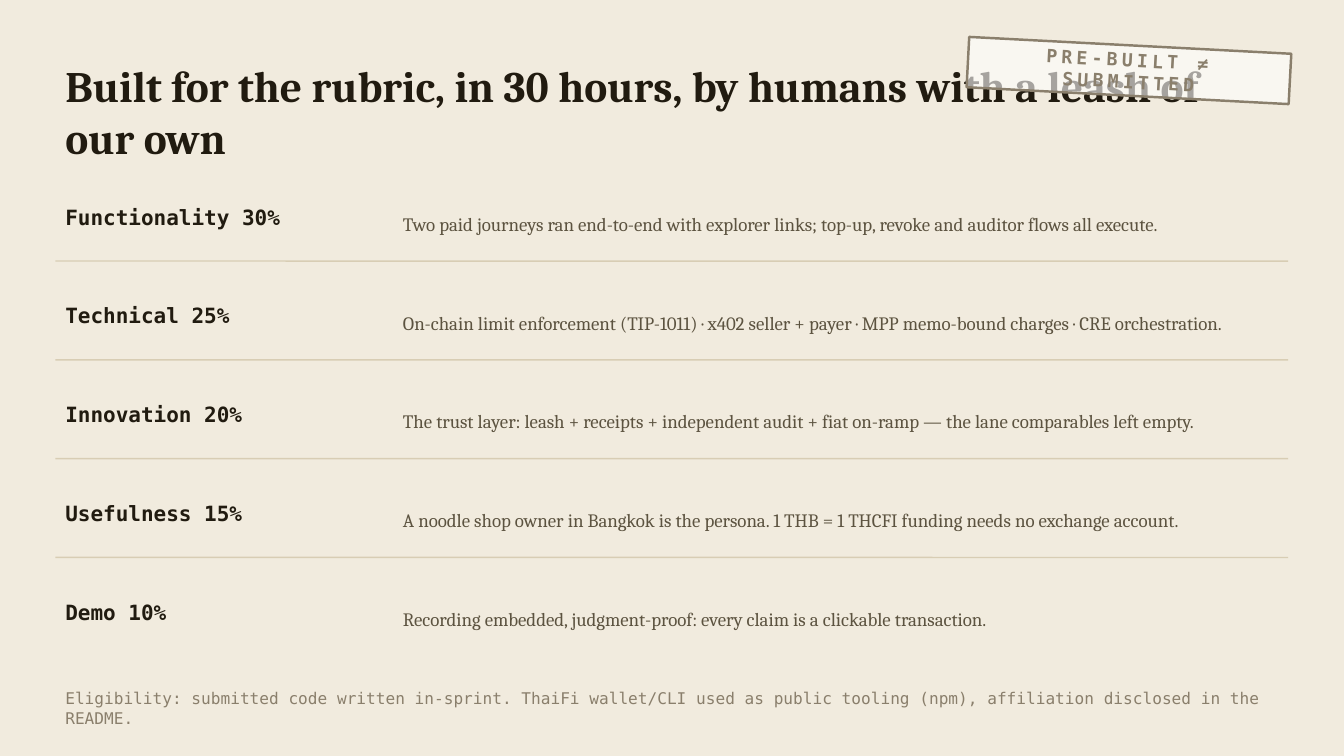
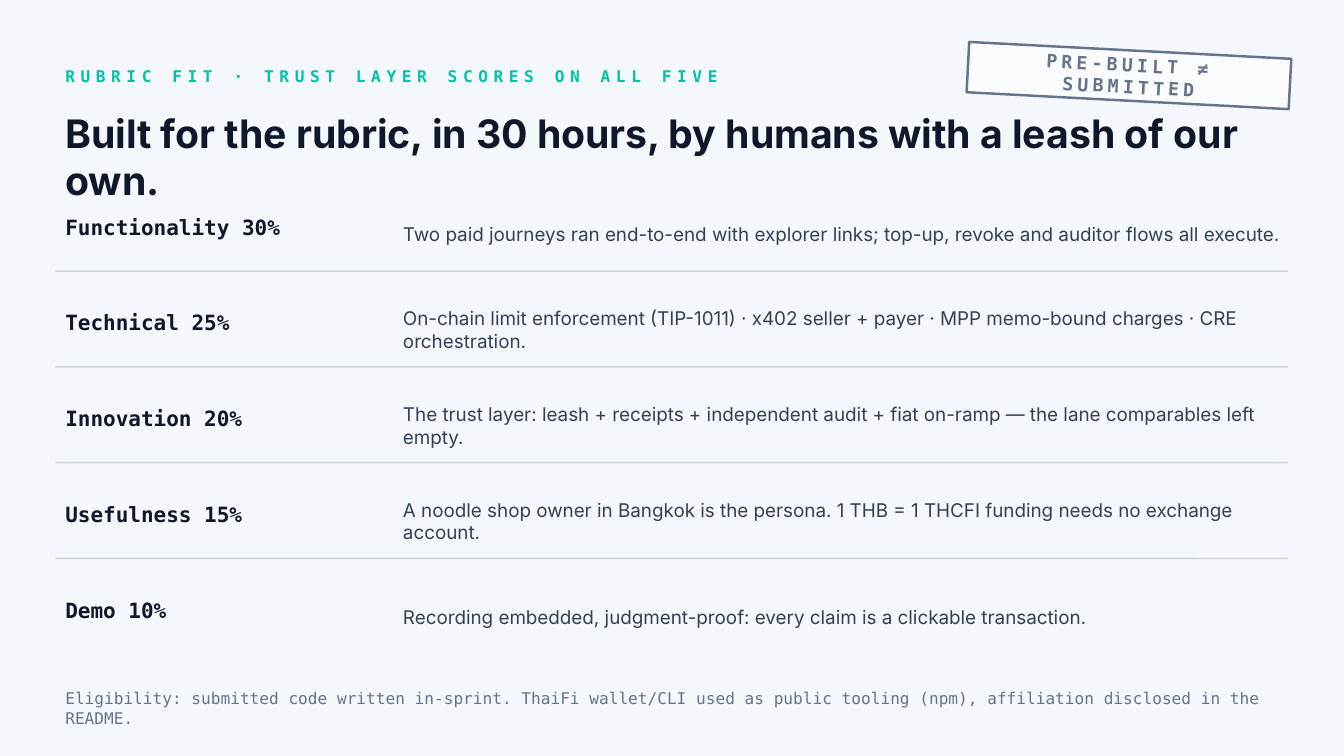
Before and after one commit to Poom5741/leashed-agent, a slide deck: slide 8 of docs/slides/leashed-agent-slides.pptx. Drawn at 1344x756 pixels with LibreOffice and Linux fonts; fonts in the diff are those of the drawing. Boxes give left, top, right and bottom in pixels: in the first picture for what was removed or moved away, otherwise in the second. Text is boxed around its words. In the diff, an @@ line names an element or a change of style, - is before the commit and + after.

Commit message:
M14: redesign — Trust Layer positioning + fintech SPA + reframed deck
Frontend (apps/web-agents):
- New design system in styles.css: deep navy + electric teal palette,
  fintech card-grid layout, semantic tokens (--accent, --ok, --warn,
  --danger, --muted, --shadow-*, --r-*)
- App shell reworked — sidebar nav (Agents, Services) with brand mark
  + tagline + responsive collapse to top-bar on mobile
- AgentsListPage: hero strip with TRUST LAYER · v2 eyebrow + headline +
  paragraph + 4 trust-pill chips; card grid retains Revoke button
- PassbookPage: hero strip with lease-state headline + meta-grid
  (status, leaseState, spending cap, created) + trust-layer audit panel
- ServicesPage: marketplace hero + search input + filtered table
- All three pages typecheck + build clean (45 modules, 9.83 kB CSS,
  273 kB JS)
- In-app browser click test confirms /agents, /agents/0xaa, /services
  render correctly with the new palette

Slides (docs/slides):
- Reframed all 9 slides around Trust Layer for AI Agents positioning
- New palette matches SPA: DARK=#0B1A2F, ACCENT=#00C2A8, INK=#0F172A
- Cover: LEASHED AGENT PLATFORM headline + TRUST LAYER FOR AI AGENTS
  eyebrow + One leash, every payment, independently checked. tagline
- Slide 2: AI agents already spend money. Nobody is holding the leash.
  reframed under POSITIONING · TRUST LAYER FOR AI AGENTS eyebrow
- Slide 3: The Four Pieces — Leash · Receipts · Audit · Funding with
  electric-teal accent on the load-bearing pillars
- Slide 5 (live evidence): broken out per trust-layer promise
- Slide 6 (evidence table): columns relabeled as Promise / Rail /
- Slide 7 (track map): each track relabeled to serve the trust layer
- Slide 8 (rubric): TRUST LAYER SCORES ON ALL FIVE eyebrow
- Slide 9 (closing): The trust layer for AI agents. CTA
- PPTX rebuilt (2.4 MB, leashed-agent-slides.pptx)

```diff
--- a/docs/slides/leashed-agent-slides.pptx
+++ b/docs/slides/leashed-agent-slides.pptx
@@ background #F1EBDE to #F4F7FB @@
@@ rectangle "PRE-BUILT ≠ SUBMITTED" at (967,42,1292,109): text colour #8A7F6C to #64748B; outline #8A7F6C 1.75 pt to #64748B 1.75 pt @@
@@ text added at (65,70,718,83), 11.5 pt, text #00C2A8, bold @@
+RUBRIC FIT · TRUST LAYER SCORES ON ALL FIVE
@@ text at (65,118,1238,196): text changed; size 31 to 28 pt; font Cambria to Inter; text colour #211B10 to #0F172A @@
-Built for the rubric, in 30 hours, by humans with a leash of our own
+Built for the rubric, in 30 hours, by humans with a leash of our own.
@@ text colour #211B10 to #0F172A in 5 elements at (65,506,242,523), (65,602,166,619), (65,409,242,427), (65,313,230,331), (65,218,280,240) @@
@@ font Cambria to Inter, text colour #5C5340 to #334155 in 5 elements at (403,502,1232,539), (403,609,1086,628), (403,406,1255,448), (403,310,1237,348), (403,226,1280,245) @@
@@ 2 texts, 1 line: place and size @@
-2 texts, 1 line at (55,208,1289,261)
+2 texts, 1 line at (55,218,1289,271)
@@ line (55, 271) - (1289, 271): stroke #D8CDB4 1 pt to #CBD5E1 1 pt @@
@@ 2 lines, 1 rectangle, 1 text: place and size @@
-2 lines, 1 rectangle, 1 text at (55,37,1292,459)
+2 lines, 1 rectangle, 1 text at (55,42,1292,463)
@@ line (55, 367) - (1289, 367): stroke #D8CDB4 1 pt to #CBD5E1 1 pt @@
@@ line (55, 463) - (1289, 463): stroke #D8CDB4 1 pt to #CBD5E1 1 pt @@
@@ line (55, 559) - (1289, 559): stroke #D8CDB4 1 pt to #CBD5E1 1 pt @@
@@ text "Eligibility: submitted code written in-sprint. ..." at (65,691,1259,724): text colour #8A7F6C to #64748B @@
```
Also in this commit, not shown: 7 other slides changed, 1 slide added, 1 slide removed, 6 other files.
